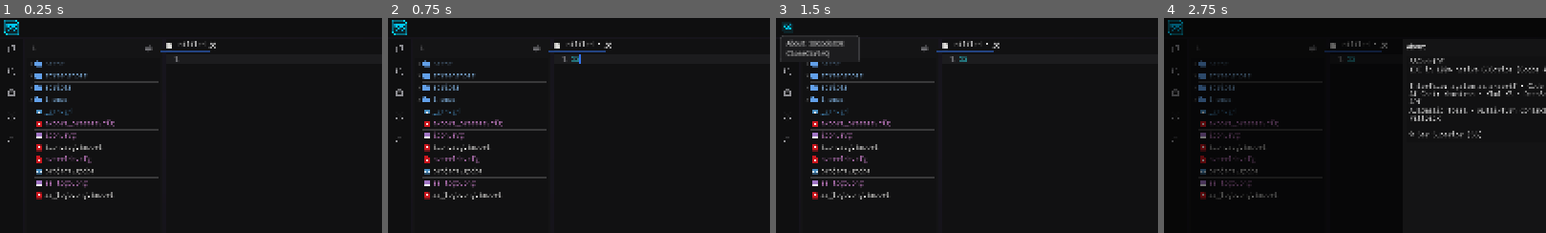
Above: before the commit, frames 1-4 (left to right).
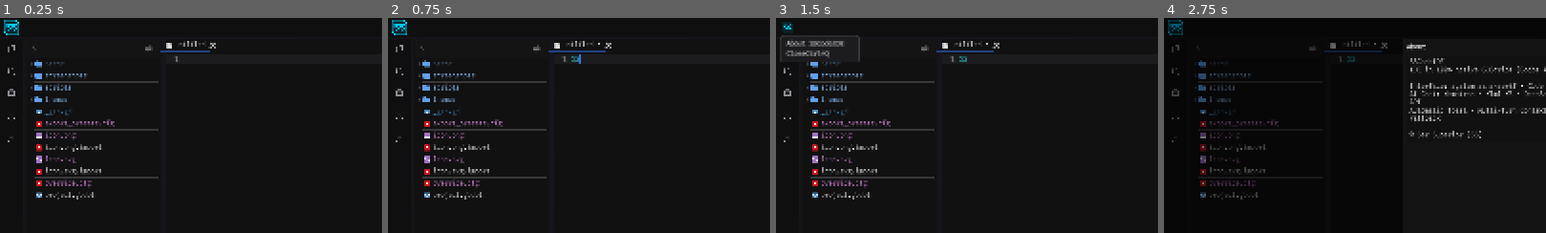
Above: after the commit, the same moments.

Repository: marcioeduine/SSCodeIDE_Godot
Game: Godot game, scene res://scene/welcome.tscn
The game is run twice, just before and just after one commit, with the same random seed, the same clock (stepped at 60 frames per second) and the same inputs.
Inputs (mouse positions are % of the whole screen's width and height, from its top left):
- Up to frame 1 (0.25 s): no input
- Up to frame 2 (0.75 s): click (50, 52) at 0.52 s; type "12" at 0.6 s
- Up to frame 3 (1.5 s): click (89, 88) at 0.75 s; type "12" at 0.83 s; click (2, 2) at 1.25 s
- Up to frame 4 (2.75 s): click (2, 7) at 2 s
The pictures show only the part of the screen within x 0-50%, y 0-50%; the shares and areas given below are measured in that part.

The runs differ from the first frame. In frame 1, 0.9% of the frame differs, in the area x 8-30%, y 14-85%; in frame 2, 0.9%; in frame 3, 0.9%; in frame 4, 0.6%.

Commit message:
feat(workspace): update icon.png, icon.png.import, scene/ui_editor.tscn and 8 more files

Diff:
--- a/scene/ui_editor.tscn
+++ b/scene/ui_editor.tscn
@@ -3,7 +3,7 @@
 [ext_resource type="Script" uid="uid://dm57wbc3c6m76" path="res://scripts/ui_editor.gd" id="1_editor"]
 [ext_resource type="Theme" uid="uid://by7etx7jpa61x" path="res://themes/dark.theme" id="1_yt52t"]
 [ext_resource type="Shader" uid="uid://crhc3gwj4ct3f" path="res://themes/glass_backdrop.gdshader" id="2_backdrop"]
-[ext_resource type="Texture2D" uid="uid://c2im3sw7d5fv7" path="res://ss_logo.png" id="4_awc6p"]
+[ext_resource type="Texture2D" uid="uid://c2im3sw7d5fv7" path="res://icon.png" id="4_awc6p"]
 [ext_resource type="PackedScene" uid="uid://cp2ihce813nae" path="res://scene/nav_rail.tscn" id="15_nav_rail"]
 [ext_resource type="PackedScene" uid="uid://sqailnoxc1h4" path="res://scene/explorer_pane.tscn" id="16_explorer_pane"]
 [ext_resource type="PackedScene" uid="uid://c8ukqr7up4o2d" path="res://scene/editor_pane.tscn" id="17_editor_pane"]
Renamed: ss_logo.png -> icon.png
Not shown, added: icon.png.import
Not shown, added: screenshots/01_overview_dark.png.import
Not shown, added: screenshots/02_nim_api_key_prompt.png.import
Not shown, added: screenshots/03_editor_dark.png.import
Not shown, changed: screenshots/04_git_panel.png.import
Not shown, added: screenshots/05_search_replace_panel.png.import
Not shown, added: screenshots/06_editor_light.png.import
Not shown, added: screenshots/07_themes_panel.png.import
Not shown, added: screenshots/08_help_shortcuts.png.import
